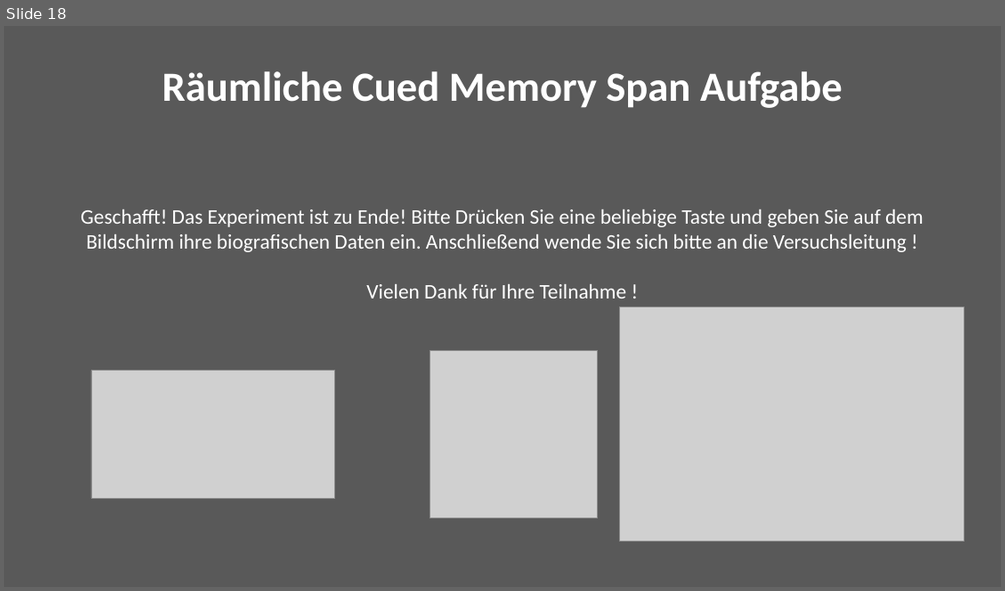
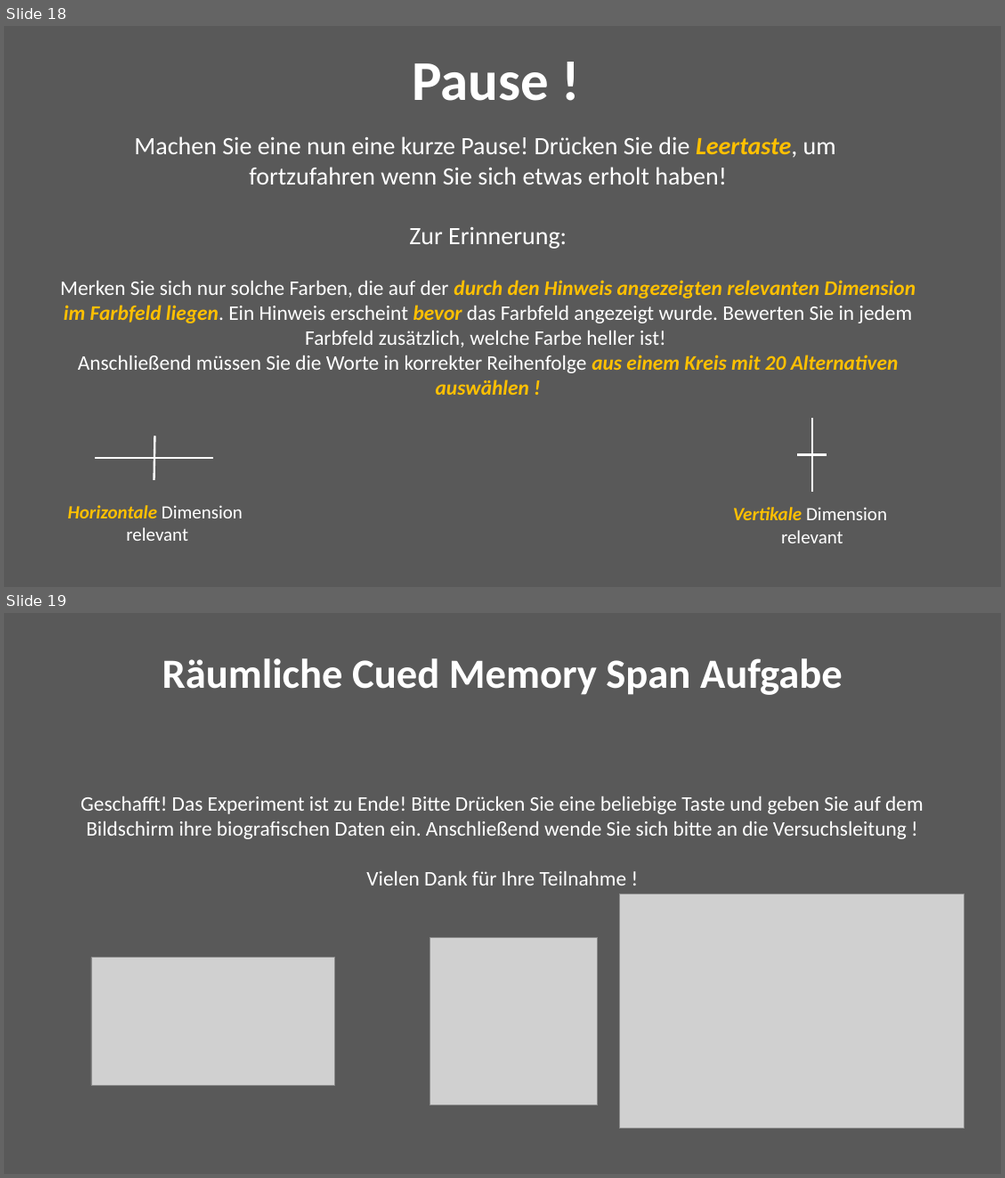
Before and after one commit to jgman86/neurocognitive-psychometrics, a slide deck: M3-ExpSpatial/Instructions/Instructions_spatial.pptx. Shown one above the other, each under a label of ours: slide 18 before the commit, slides 18 and 19 after it. The pictures are 1005x591 and 1005x1178 pixels, drawn with LibreOffice and Linux fonts; fonts in the diff are those of the drawing; grey boxes stand for pictures. Boxes give left, top, right and bottom in pixels: in the first picture for what was removed or moved away, otherwise in the second. Text is boxed around its words. In the diff, an @@ line names an element or a change of style, - is before the commit and + after.

```diff
--- a/M3-ExpSpatial/Instructions/Instructions_spatial.pptx
+++ b/M3-ExpSpatial/Instructions/Instructions_spatial.pptx
@@ slide 18 added at bbox=[4, 26, 1001, 587], background #595959 @@
@@ text added at bbox=[412, 63, 549, 101], 54 pt, text #FFFFFF, bold @@
+Pause !
@@ text added at bbox=[60, 136, 915, 394], 20 pt, text #FFFFFF @@
+Machen Sie eine nun eine kurze Pause! Drücken Sie die Leertaste, um
+fortzufahren wenn Sie sich etwas erholt haben!
+Zur Erinnerung:
+Merken Sie sich nur solche Farben, die auf der durch den Hinweis angezeigten relevanten Dimension im Farbfeld liegen. Ein Hinweis erscheint bevor das Farbfeld angezeigt wurde. Bewerten Sie in jedem Farbfeld zusätzlich, welche Farbe heller ist!
+Anschließend müssen Sie die Worte in korrekter Reihenfolge aus einem Kreis mit 20 Alternativen auswählen !
@@ line added from (812, 418) to (812, 491), #FFFFFF 2 pt @@
@@ line added from (155, 435) to (154, 480), #FFFFFF 2 pt @@
@@ line added from (96, 458) to (212, 458), #FFFFFF 2 pt @@
@@ line added from (827, 454) to (797, 454), #FFFFFF 2 pt @@
@@ text added at bbox=[68, 505, 243, 540], 18 pt, text #FFFFFF @@
+Horizontale Dimension
+relevant
@@ text added at bbox=[733, 507, 887, 543], 18 pt, text #FFFFFF @@
+Vertikale Dimension
+relevant
@@ what was slide 18 is now slide 19 @@
```
Also in this commit, not shown: 14 slides changed, 1 other slide added, 1 slide removed.
